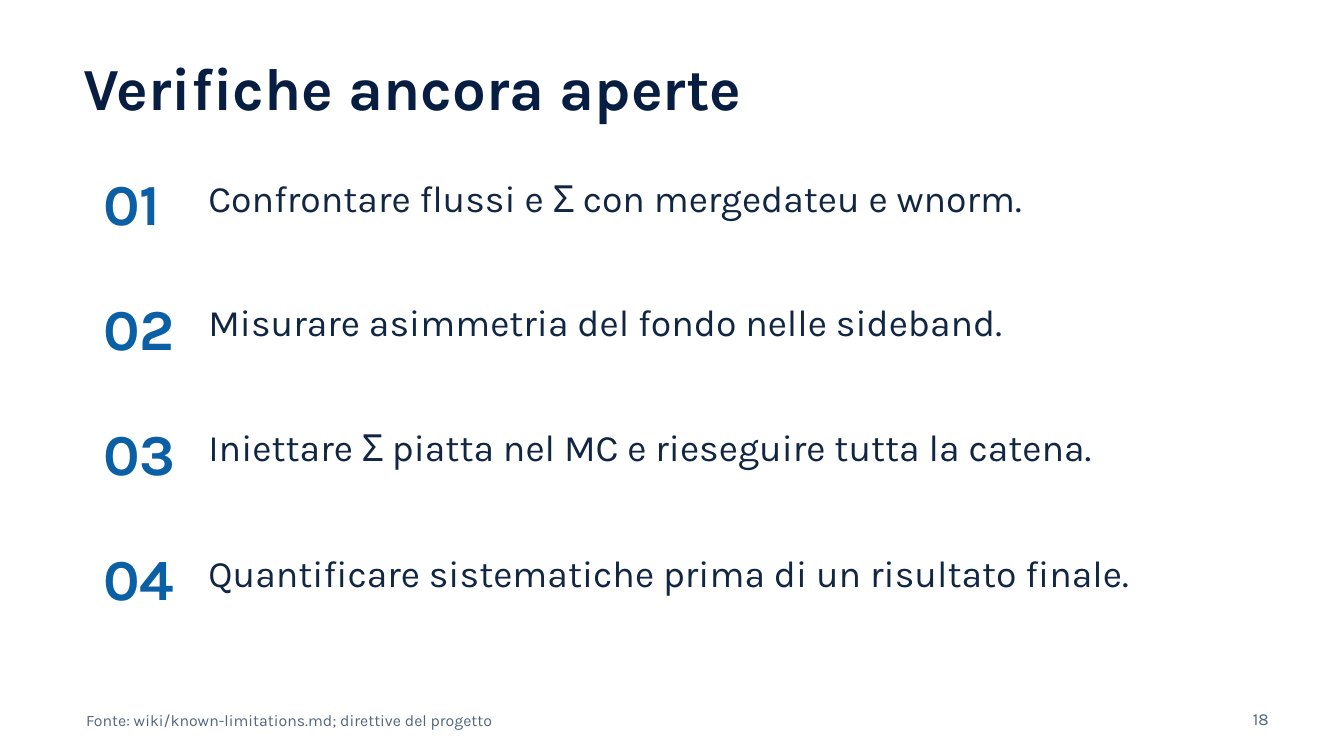
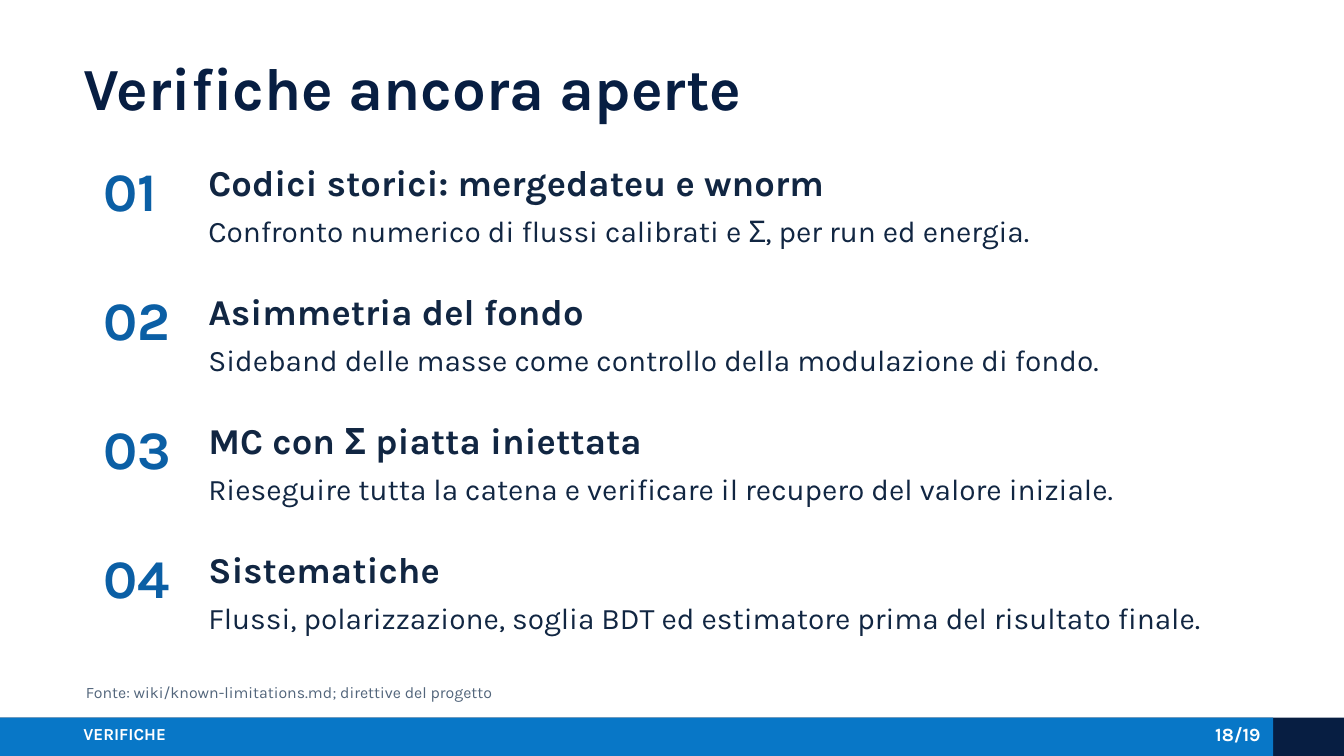
Before and after one commit to AntoninoFulci/GRAAL_Analysis, a slide deck: slide 18 of presentations/graal_analysis_framework_asimmetrie.pptx. Drawn at 1344x756 pixels with LibreOffice and Linux fonts; fonts in the diff are those of the drawing. Boxes give left, top, right and bottom in pixels: in the first picture for what was removed or moved away, otherwise in the second. Text is boxed around its words. In the diff, an @@ line names an element or a change of style, - is before the commit and + after.

Commit message:
docs: refine GRAAL presentation layout

```diff
--- a/presentations/graal_analysis_framework_asimmetrie.pptx
+++ b/presentations/graal_analysis_framework_asimmetrie.pptx
@@ size 31 to 29 pt in 4 elements at [103,304,170,341], [103,562,169,599], [103,433,171,470], [103,175,156,212] @@
@@ text "01": place and size @@
-text "01" at [103,186,160,226]
+text "01" at [103,175,156,212]
@@ text added at [208,170,824,205], 19.5 pt, text #112642, bold @@
+Codici storici: mergedateu e wnorm
@@ text at [208,220,1029,249]: text changed; size 20 to 16 pt @@
-Confrontare flussi e Σ con mergedateu e wnorm.
+Confronto numerico di flussi calibrati e Σ, per run ed energia.
@@ text "02": place and size @@
-text "02" at [103,311,175,351]
+text "02" at [103,304,170,341]
@@ text at [208,299,584,326]: text changed; size 20 to 19.5 pt; bold on @@
-Misurare asimmetria del fondo nelle sideband.
+Asimmetria del fondo
@@ text added at [208,350,1099,372], 16 pt, text #112642 @@
+Sideband delle masse come controllo della modulazione di fondo.
@@ text added at [208,428,642,463], 19.5 pt, text #112642, bold @@
+MC con Σ piatta iniettata
@@ text at [208,479,1113,507]: text changed; size 20 to 16 pt @@
-Iniettare Σ piatta nel MC e rieseguire tutta la catena.
+Rieseguire tutta la catena e verificare il recupero del valore iniziale.
@@ text added at [208,557,440,584], 19.5 pt, text #112642, bold @@
+Sistematiche
@@ text at [208,608,1200,636]: text changed; size 20 to 16 pt @@
-Quantificare sistematiche prima di un risultato finale.
+Flussi, polarizzazione, soglia BDT ed estimatore prima del risultato finale.
@@ text "Fonte: wiki/known-limitations.md; direttive del progetto": place and size @@
-text "Fonte: wiki/known-limitations.md; direttive del progetto" at [86,714,492,730]
+text "Fonte: wiki/known-limitations.md; direttive del progetto" at [86,686,492,702]
@@ rectangle added at [0,718,1344,755], fill #071E42 @@
@@ rectangle added at [0,718,1273,755], fill #0877C7 @@
@@ text added at [83,729,166,741], 9 pt, text #FFFFFF, bold @@
+VERIFICHE
@@ text at [1215,727,1260,743]: text changed; size 9 to 10 pt; text colour #52657B to #FFFFFF; bold on @@
-18
+18/19
```
Also in this commit, not shown: 15 other slides changed, 3 slides added, 3 slides removed, 2 other files.
